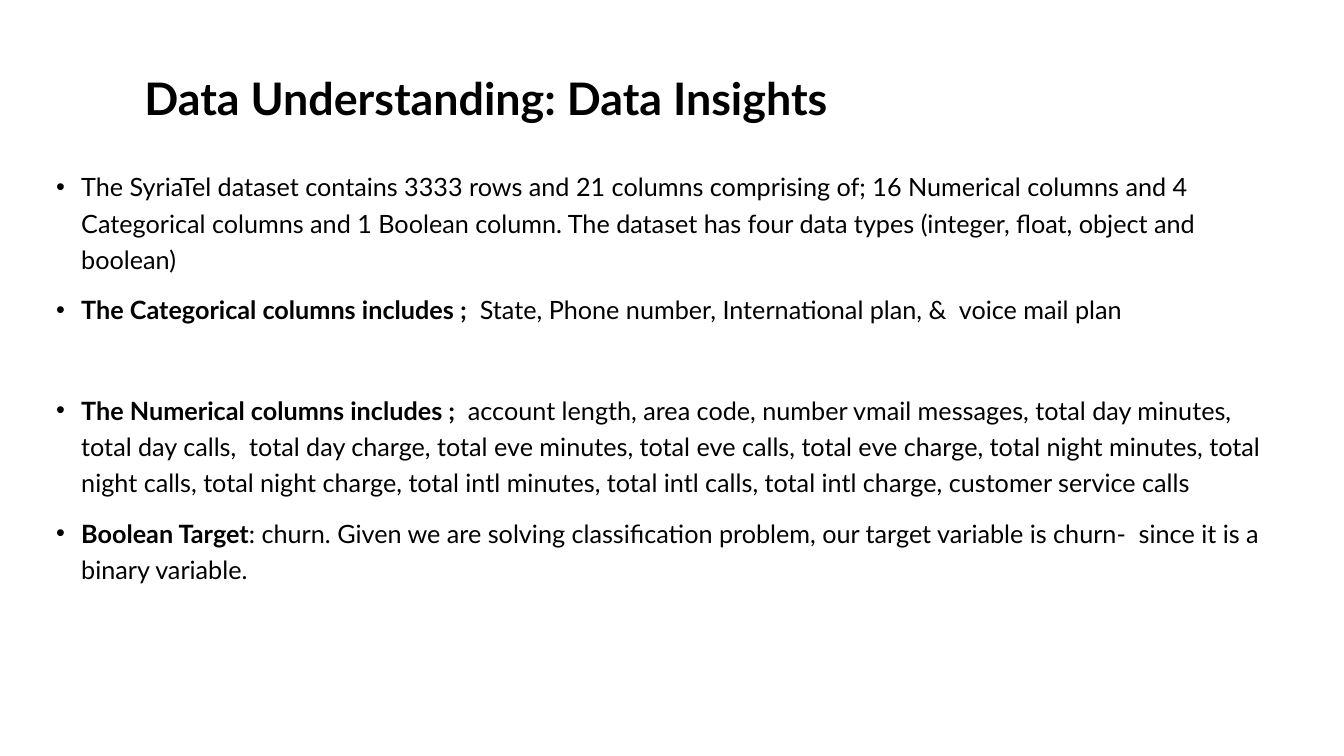
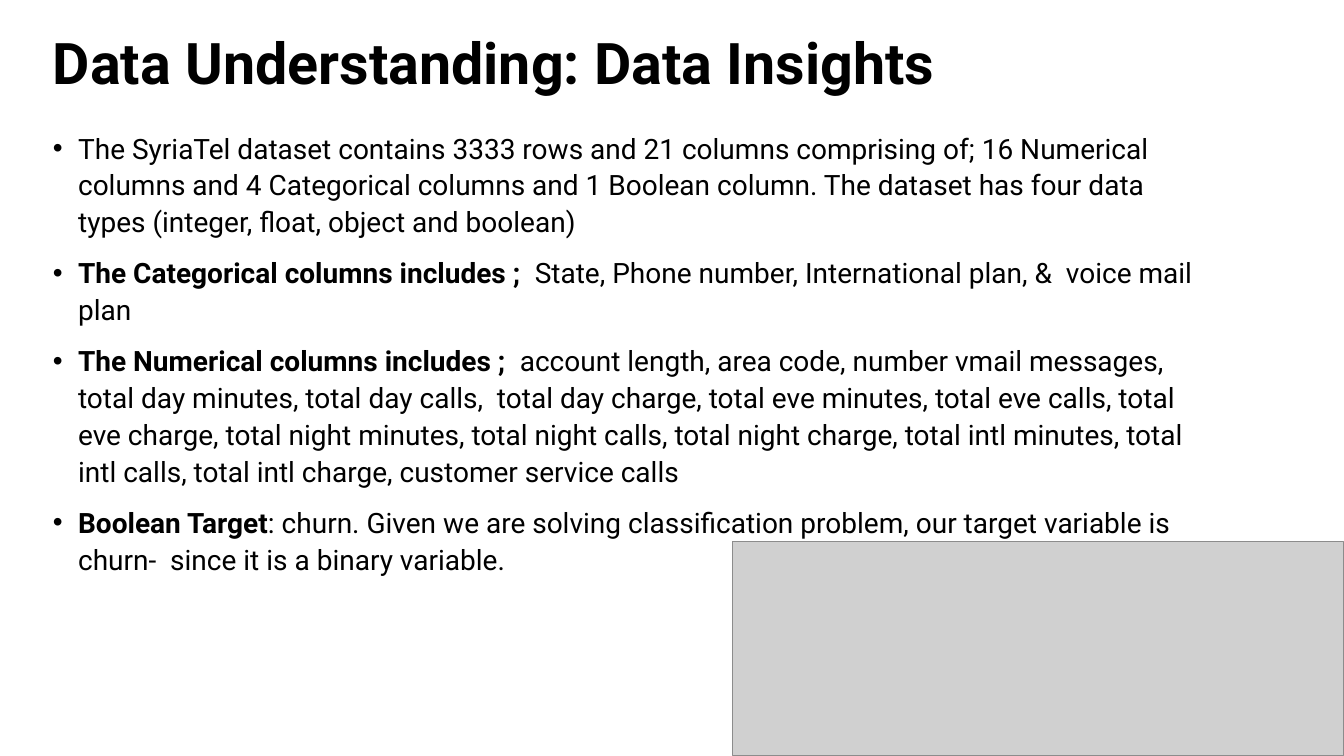
Before and after one commit to DanielKithinji/Phase-3-Data-Science-Project, a slide deck: slide 5 of Customer Churn rate Prediction Model for SyriaTel Company.pptx (slide 4 before the commit). Drawn at 1344x756 pixels with LibreOffice and Linux fonts; fonts in the diff are those of the drawing; grey boxes stand for pictures. Boxes give left, top, right and bottom in pixels: in the first picture for what was removed or moved away, otherwise in the second. Text is boxed around its words. In the diff, an @@ line names an element or a change of style, - is before the commit and + after.

```diff
--- a/Customer Churn rate Prediction Model for SyriaTel Company.pptx
+++ b/Customer Churn rate Prediction Model for SyriaTel Company.pptx
@@ title "Data Understanding: Data Insights": place and size @@
-title "Data Understanding: Data Insights" at [144, 81, 827, 123]
+title "Data Understanding: Data Insights" at [53, 41, 934, 96]
@@ title "Data Understanding: Data Insights" at [53, 41, 934, 96]: size 32 to 41 pt, font Lato to Roboto; vertical alignment bottom to middle @@
@@ text "The SyriaTel dataset contains 3333 ...": place and size @@
-text "The SyriaTel dataset contains 3333 ..." at [81, 177, 1259, 583]
+text "The SyriaTel dataset contains 3333 ..." at [78, 137, 1192, 576]
@@ text "The SyriaTel dataset contains 3333 ..." at [78, 137, 1192, 576]: size 18 to 20 pt, font Lato to Roboto; line spacing 1.2 to 1.1 @@
@@ picture added at [733, 542, 1344, 756] @@
```
Also in this commit, not shown: 6 other slides changed, 7 slides added, 3 other files.
